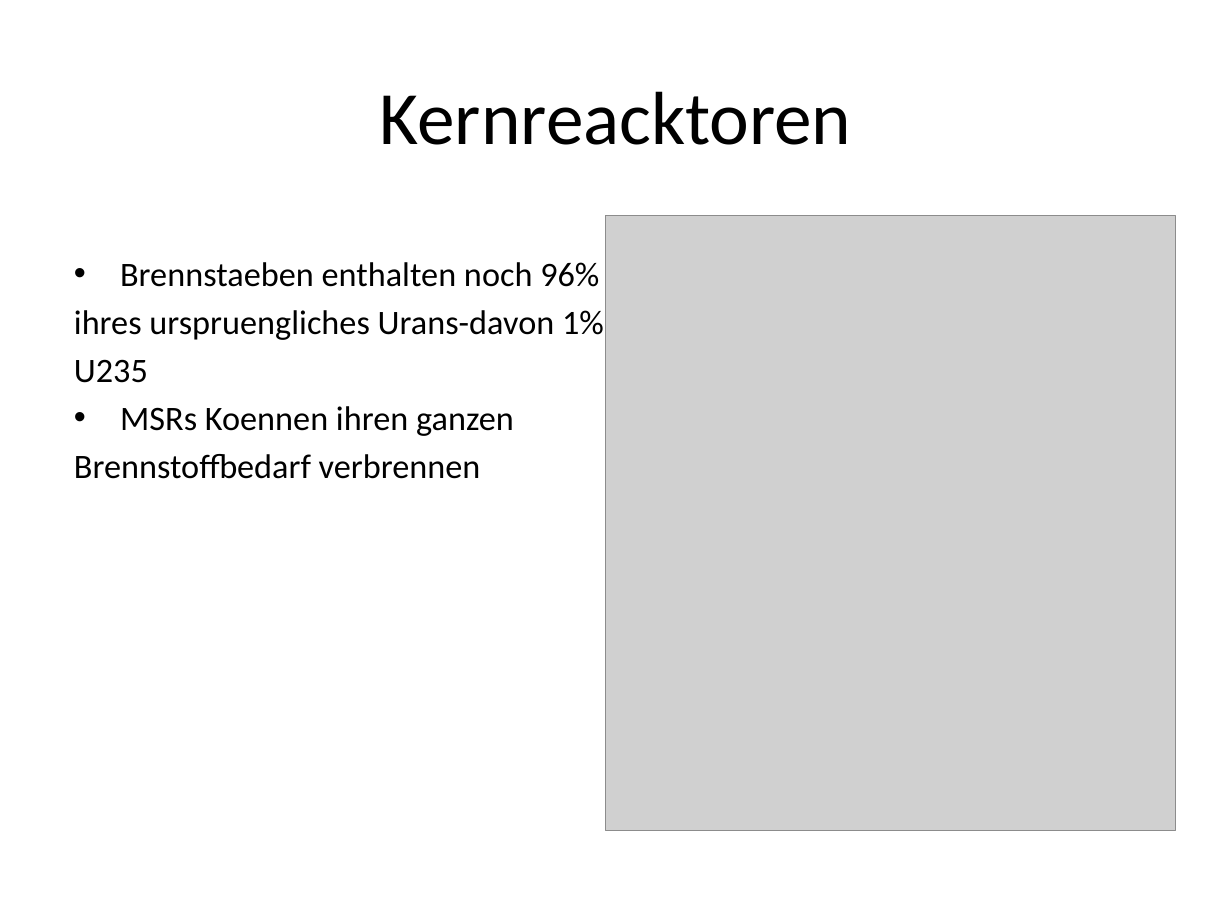
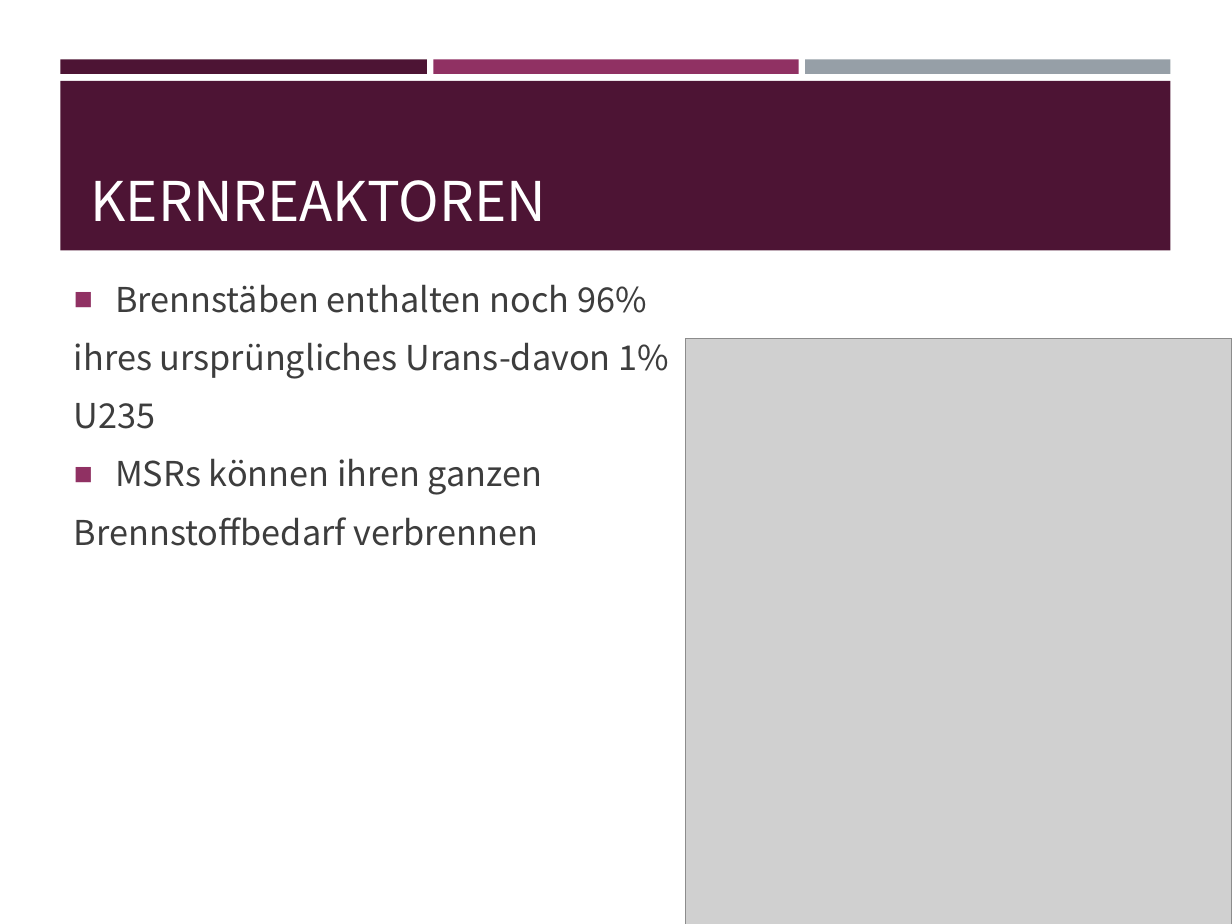
Before and after one commit to EnemyoftheFarmer/Thorium-Presentation, a slide deck: slide 18 of Thorium Reactors.pptx (slide 17 before the commit). Drawn at 1232x924 pixels with LibreOffice and Linux fonts; fonts in the diff are those of the drawing; grey boxes stand for pictures. Boxes give left, top, right and bottom in pixels: in the first picture for what was removed or moved away, otherwise in the second. Text is boxed around its words. In the diff, an @@ line names an element or a change of style, - is before the commit and + after.

```diff
--- a/Thorium Reactors.pptx
+++ b/Thorium Reactors.pptx
@@ rectangle added at [60, 59, 426, 74], fill #4D1434 @@
@@ rectangle added at [434, 59, 798, 74], fill #903163 @@
@@ rectangle added at [806, 59, 1170, 74], fill #969FA7 @@
@@ rectangle added at [60, 81, 1170, 251], fill #4D1434 @@
@@ title "KERNREAKTOREN" at [91, 180, 546, 222]: vertical alignment middle to bottom @@
@@ title at [91, 180, 546, 222]: text changed; size 44 to 32 pt; font Calibri to Noto Sans CJK SC; text colour #000000 to #FFFFFF @@
-Kernreacktoren
+KERNREAKTOREN
@@ text "Brennstäben enthalten noch 96%" at [74, 284, 670, 546]: vertical alignment top to middle @@
@@ text at [74, 284, 670, 379]: text changed; font Calibri to Noto Sans CJK SC; text colour #000000 to #3D3D3D @@
-• Brennstaeben enthalten noch 96%
-ihres urspruengliches Urans-davon 1%
+■ Brennstäben enthalten noch 96%
+ihres ursprüngliches Urans-davon 1%
@@ picture: place and size @@
-picture at [606, 216, 1177, 830]
+picture at [685, 339, 1232, 924]
@@ text at [74, 403, 538, 546]: font Calibri to Noto Sans CJK SC, text colour #000000 to #3D3D3D in "U235", "Brennstoffbedarf verbrennen"; more space between paragraphs @@
@@ text at [115, 458, 543, 495]: text changed; font Calibri to Noto Sans CJK SC; text colour #000000 to #3D3D3D @@
-• MSRs Koennen ihren ganzen
+■ MSRs können ihren ganzen
```
Also in this commit, not shown: 17 other slides changed, 2 slides added.
